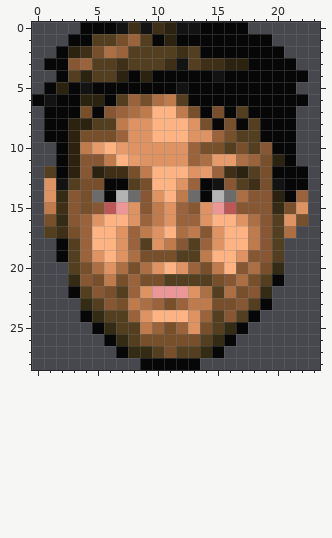
File history of a pixel-art sprite, graphics/stfst02.png. Above, as it was before the edit.
The file is 24x29 pixels.
New version:
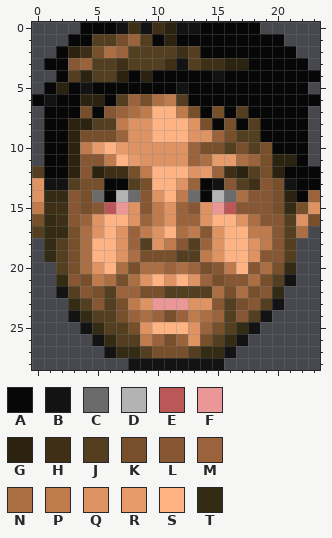
Palette (. is transparent): A #070707  B #131313  C #6b6b6b  D #b3b3b3  E #bb5757  F #eb9797  G #2b230f  H #3f2f17  J #533f1f  K #774f2b  L #875733  M #9b633b  N #ab6f43  P #bf7b4b  Q #df9363  R #e79b6b  S #ffb383  T #332b13
What changed:
{"y":0,"x":18,"old":".","new":"A"}
{"y":1,"x":20,"old":".","new":"A"}
{"y":2,"x":21,"old":".","new":"A"}
{"y":3,"x":22,"old":".","new":"A"}
{"y":4,"x":23,"old":".","new":"A"}
{"y":5,"x":22,"old":".","new":"A"}
{"y":6,"x":23,"old":".","new":"A"}
{"y":7,"x":22,"old":".","new":"A"}
{"y":8,"x":22,"old":".","new":"A"}
{"y":9,"x":22,"old":".","new":"A"}
{"y":10,"x":1,"old":".","new":"A"}
{"y":10,"x":19,"old":"L","new":"K"}
{"y":10,"x":22,"old":".","new":"A"}
{"y":11,"x":1,"old":".","new":"A"}
{"y":11,"x":21,"old":"A.","new":"GA"}
{"y":12,"x":0,"old":".J","new":"JA"}
{"y":12,"x":20,"old":"A","new":"G"}
{"y":12,"x":23,"old":".","new":"A"}
{"y":13,"x":0,"old":".Q","new":"QB"}
{"y":13,"x":19,"old":"KBA","new":"LKB"}
{"y":13,"x":23,"old":".","new":"A"}
{"y":14,"x":0,"old":".Q","new":"QT"}
{"y":14,"x":20,"old":"GAM.","new":"KGAM"}
{"y":15,"x":0,"old":".P","new":"PH"}
{"y":15,"x":20,"old":"TKQ.","new":"KTKQ"}
{"y":16,"x":0,"old":".KT","new":"KTH"}
{"y":16,"x":20,"old":"JQK.","new":"LJQK"}
{"y":17,"x":0,"old":".JH","new":"JTT"}
{"y":17,"x":4,"old":"MS","new":"NQ"}
{"y":17,"x":19,"old":"LJN.","new":"PLJN"}
{"y":18,"x":1,"old":".AJM","new":"TJKN"}
{"y":18,"x":18,"old":"PLJ.","new":"QPLJ"}
{"y":19,"x":1,"old":".AJMQ","new":"TJKNS"}
{"y":19,"x":15,"old":"S","new":"Q"}
{"y":19,"x":17,"old":"QL","new":"SQ"}
{"y":19,"x":20,"old":"J.","new":"LJ"}
{"y":20,"x":2,"old":".JKNQ","new":"JKNQS"}
{"y":20,"x":10,"old":"QSQ","new":"NMN"}
{"y":20,"x":15,"old":"PSLNKT.","new":"LPSLNKT"}
{"y":21,"x":2,"old":".TLKP","new":"TLKPN"}
{"y":21,"x":8,"old":"MKKJJJJ","new":"NQSQSQM"}
{"y":21,"x":17,"old":"NKJA.","new":"LNKJB"}
{"y":22,"x":2,"old":".AJLKJ","new":"BJLKJM"}
{"y":22,"x":9,"old":"QFFFQNJNKLT.","new":"KKJJJJNKNKLT"}
{"y":23,"x":3,"old":".TJL","new":"TJLJ"}
{"y":23,"x":9,"old":"NMKMPPKKLJA.","new":"QFFFQQLJKLJB"}
{"y":24,"x":3,"old":".AT","new":"BTJ"}
{"y":24,"x":7,"old":"J","new":"K"}
{"y":24,"x":9,"old":"QSSSQMJLJA.","new":"NMKMPNMJLJB"}
{"y":25,"x":4,"old":".AT","new":"BTJ"}
{"y":25,"x":8,"old":"JPMKM","new":"KQSSS"}
{"y":25,"x":14,"old":"KJTA.","new":"MKJTB"}
{"y":26,"x":5,"old":".AT","new":"BTJ"}
{"y":26,"x":9,"old":"KK","new":"PM"}
{"y":26,"x":12,"old":"KKJTA.","new":"MQKJTB"}
{"y":27,"x":6,"old":".A","new":"BT"}
{"y":27,"x":9,"old":"TJ","new":"JK"}
{"y":27,"x":12,"old":"J","new":"K"}
{"y":27,"x":15,"old":"A.","new":"TB"}
{"y":28,"x":8,"old":".AAAAA..","new":"BBBBBBBB"}
{"label":"changed","picture_box":[32,22,320,370]}
